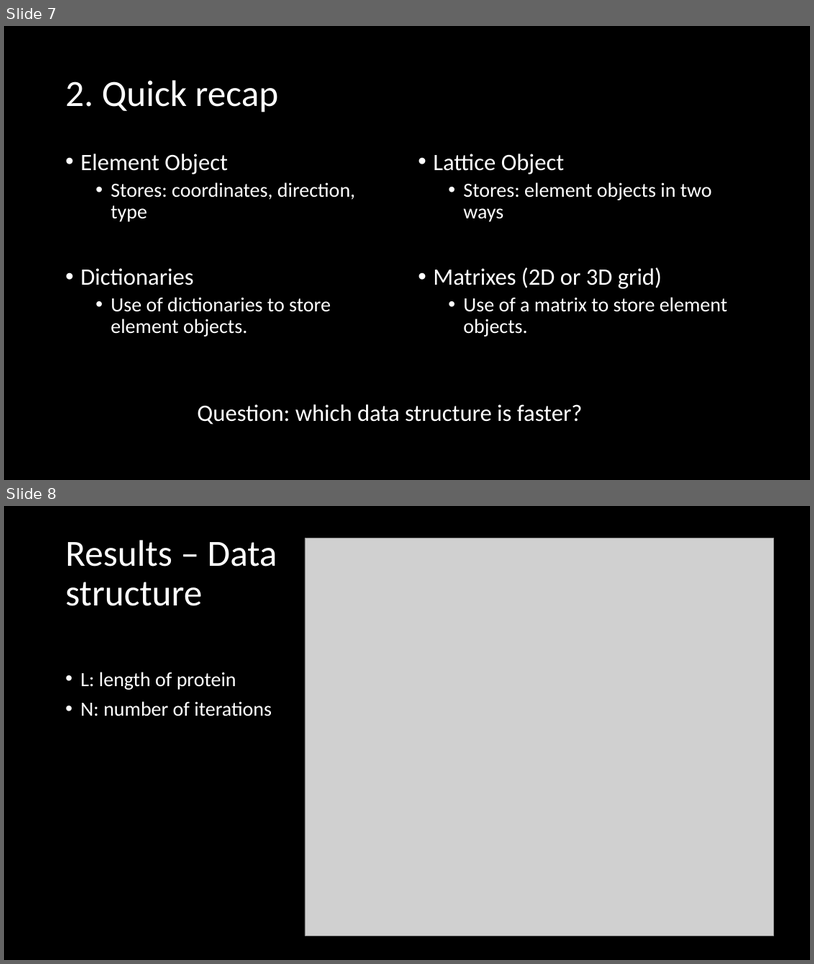
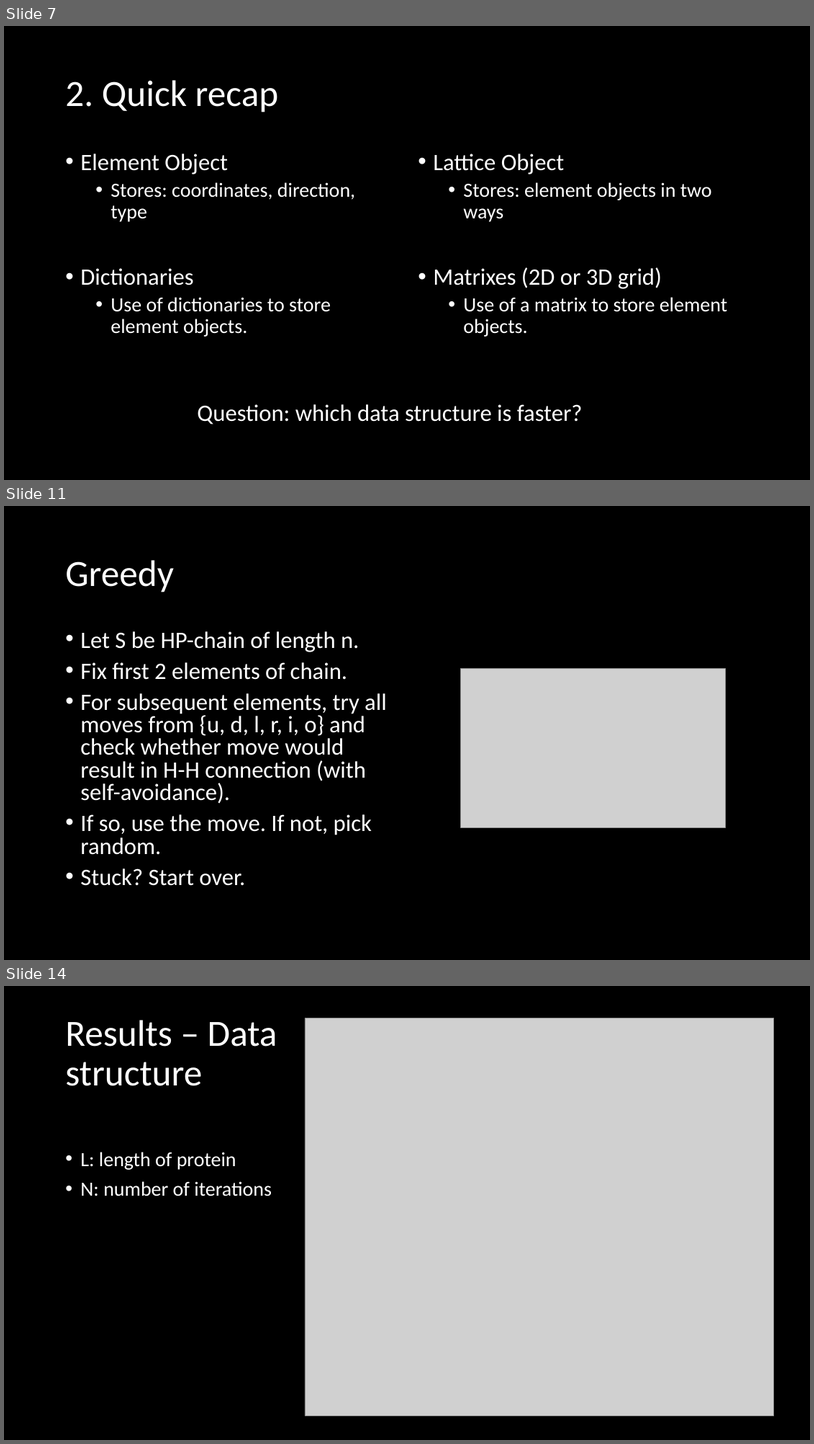
Before and after one commit to Loek21/Protein-Pow-d-er, a slide deck: Documentation/PPP, Week 2, Meeting 1.pptx. Shown one above the other, each under a label of ours: slides 7 and 8 before the commit, slides 7, 11 and 14 after it; the slides between them are not shown. The pictures are 814x964 and 814x1444 pixels, drawn with LibreOffice and Linux fonts; fonts in the diff are those of the drawing; grey boxes stand for pictures. Boxes give left, top, right and bottom in pixels: in the first picture for what was removed or moved away, otherwise in the second. Text is boxed around its words. In the diff, an @@ line names an element or a change of style, - is before the commit and + after.

```diff
--- a/Documentation/PPP, Week 2, Meeting 1.pptx
+++ b/Documentation/PPP, Week 2, Meeting 1.pptx
@@ slide 11 added at bbox=[4, 506, 810, 960], background #000000 @@
@@ title added at bbox=[65, 560, 174, 592], 44 pt, text #FFFFFF @@
+Greedy
@@ text added at bbox=[80, 631, 387, 885], 28 pt, text #FFFFFF @@
+• Let S be HP-chain of length n.
+• Fix first 2 elements of chain.
+• For subsequent elements, try all moves from {u, d, l, r, i, o} and check whether move would result in H-H connection (with self-avoidance).
+• If so, use the move. If not, pick random.
+• Stuck? Start over.
@@ picture added at bbox=[461, 669, 725, 827] @@
@@ what was slide 8 is now slide 14 @@
```
Also in this commit, not shown: 5 other slides added.
